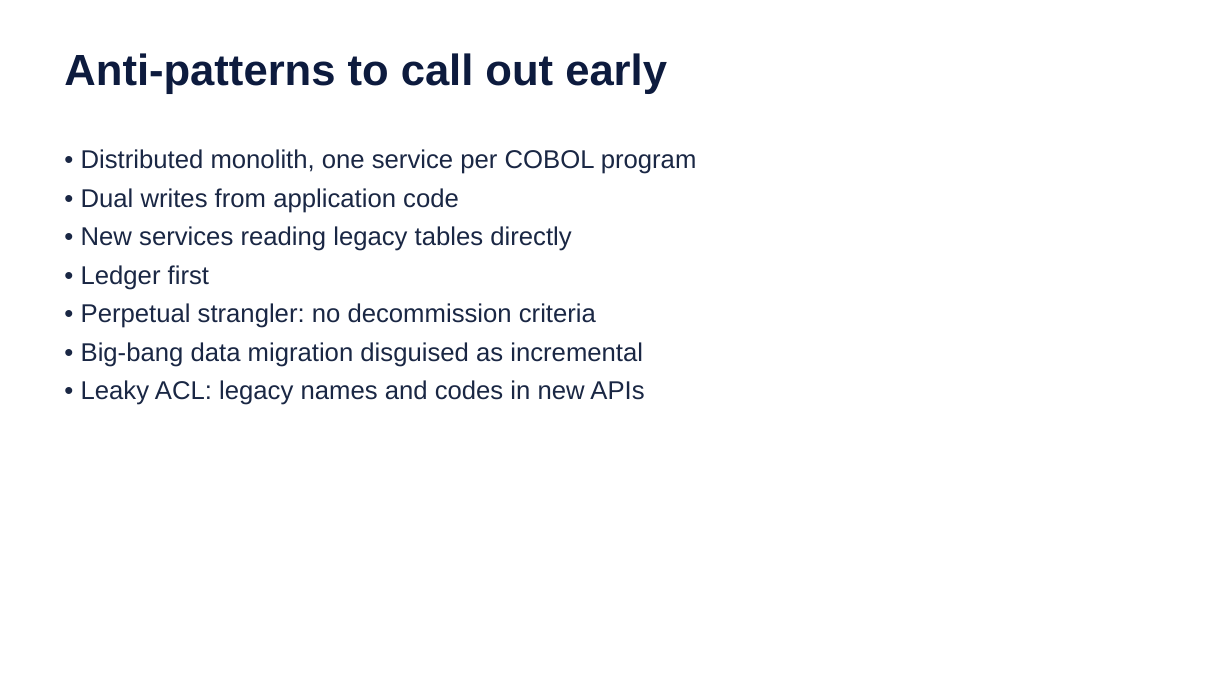
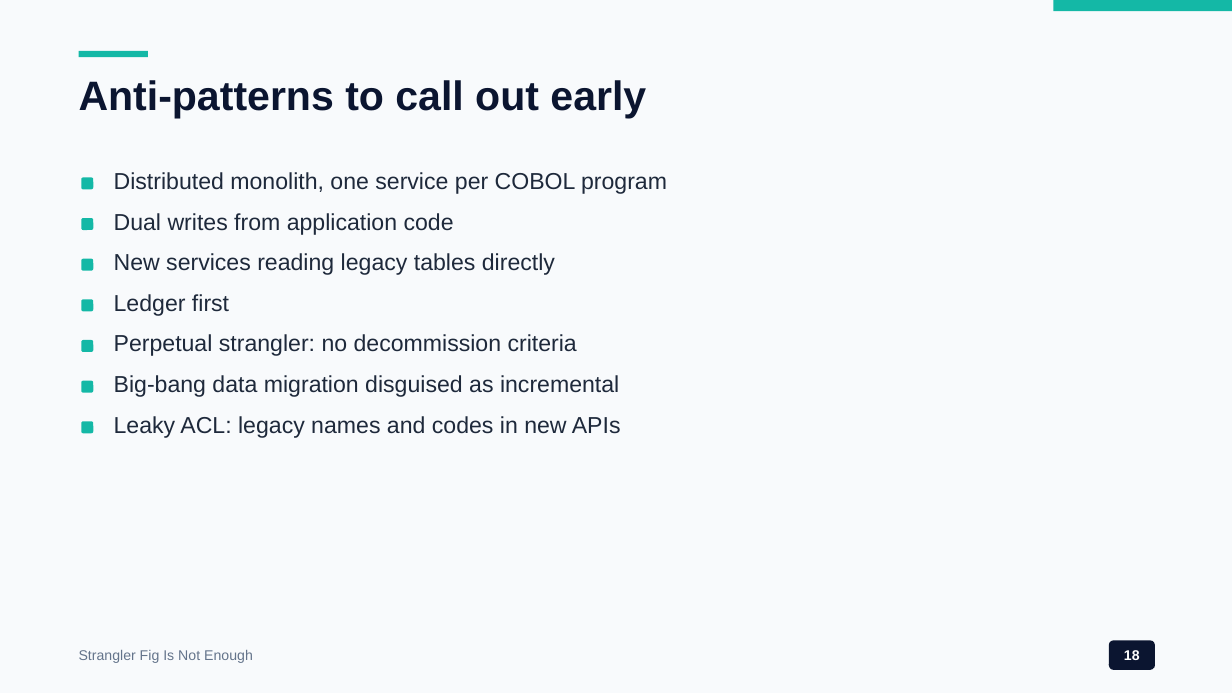
Before and after one commit to wallaceespindola/legacy-modernization-patterns, a slide deck: slide 18 of docs/presentations/legacy-modernization-patterns.pptx. Drawn at 1232x693 pixels with LibreOffice and Linux fonts; fonts in the diff are those of the drawing. Boxes give left, top, right and bottom in pixels: in the first picture for what was removed or moved away, otherwise in the second. Text is boxed around its words. In the diff, an @@ line names an element or a change of style, - is before the commit and + after.

```diff
--- a/docs/presentations/legacy-modernization-patterns.pptx
+++ b/docs/presentations/legacy-modernization-patterns.pptx
@@ background #FFFFFF to #F8FAFC @@
@@ rectangle added at (1054, 0, 1232, 11), fill #14B8A6 @@
@@ rectangle added at (79, 51, 148, 57), fill #14B8A6 @@
@@ text "Anti-patterns to call out early": place and size @@
-text "Anti-patterns to call out early" at (64, 53, 667, 94)
+text "Anti-patterns to call out early" at (79, 80, 646, 118)
@@ text "Anti-patterns to call out early" at (79, 80, 646, 118): size 34 to 32 pt, text colour #0D1B3E to #0B1530 @@
@@ text removed at (81, 149, 697, 405) @@
-• Distributed monolith, one service per COBOL program
-• Dual writes from application code
-• New services reading legacy tables directly
-• Ledger first
-• Perpetual strangler: no decommission criteria
-• Big-bang data migration disguised as incremental
-• Leaky ACL: legacy names and codes in new APIs
@@ rounded rectangle added at (81, 177, 93, 189), fill #14B8A6 @@
@@ text added at (114, 172, 667, 194), 18 pt, text #1E293B @@
+Distributed monolith, one service per COBOL program
@@ rounded rectangle added at (81, 218, 93, 230), fill #14B8A6 @@
@@ text added at (114, 213, 454, 235), 18 pt, text #1E293B @@
+Dual writes from application code
@@ rounded rectangle added at (81, 259, 93, 271), fill #14B8A6 @@
@@ text added at (114, 253, 555, 275), 18 pt, text #1E293B @@
+New services reading legacy tables directly
@@ rounded rectangle added at (81, 299, 93, 311), fill #14B8A6 @@
@@ text added at (114, 294, 229, 316), 18 pt, text #1E293B @@
+Ledger first
@@ rounded rectangle added at (81, 340, 93, 352), fill #14B8A6 @@
@@ text added at (114, 334, 577, 356), 18 pt, text #1E293B @@
+Perpetual strangler: no decommission criteria
@@ rounded rectangle added at (81, 381, 93, 393), fill #14B8A6 @@
@@ text added at (114, 375, 619, 397), 18 pt, text #1E293B @@
+Big-bang data migration disguised as incremental
@@ text added at (114, 416, 621, 438), 18 pt, text #1E293B @@
+Leaky ACL: legacy names and codes in new APIs
@@ rounded rectangle added at (81, 421, 93, 433), fill #14B8A6 @@
@@ text added at (79, 650, 253, 663), 11 pt, text #64748B @@
+Strangler Fig Is Not Enough
@@ rounded rectangle added at (1109, 640, 1155, 670), fill #0B1530, 11 pt, text #FFFFFF, bold @@
+18
```
Also in this commit, not shown: 22 other slides changed, 19 other files.
